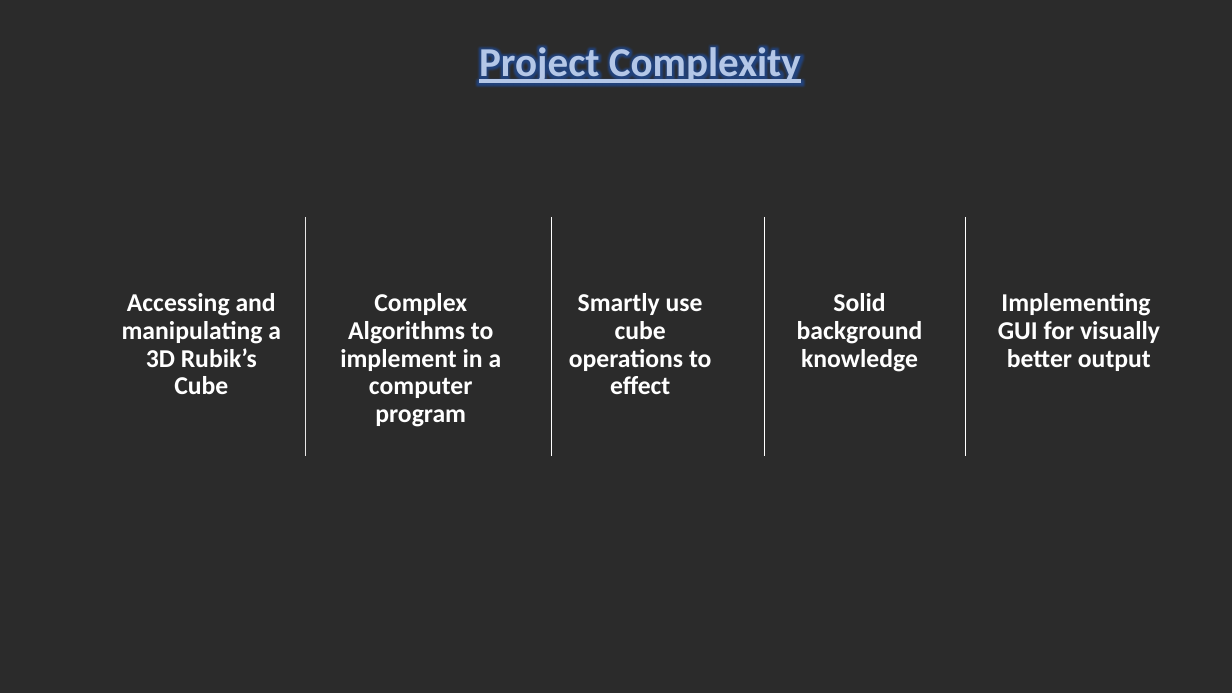
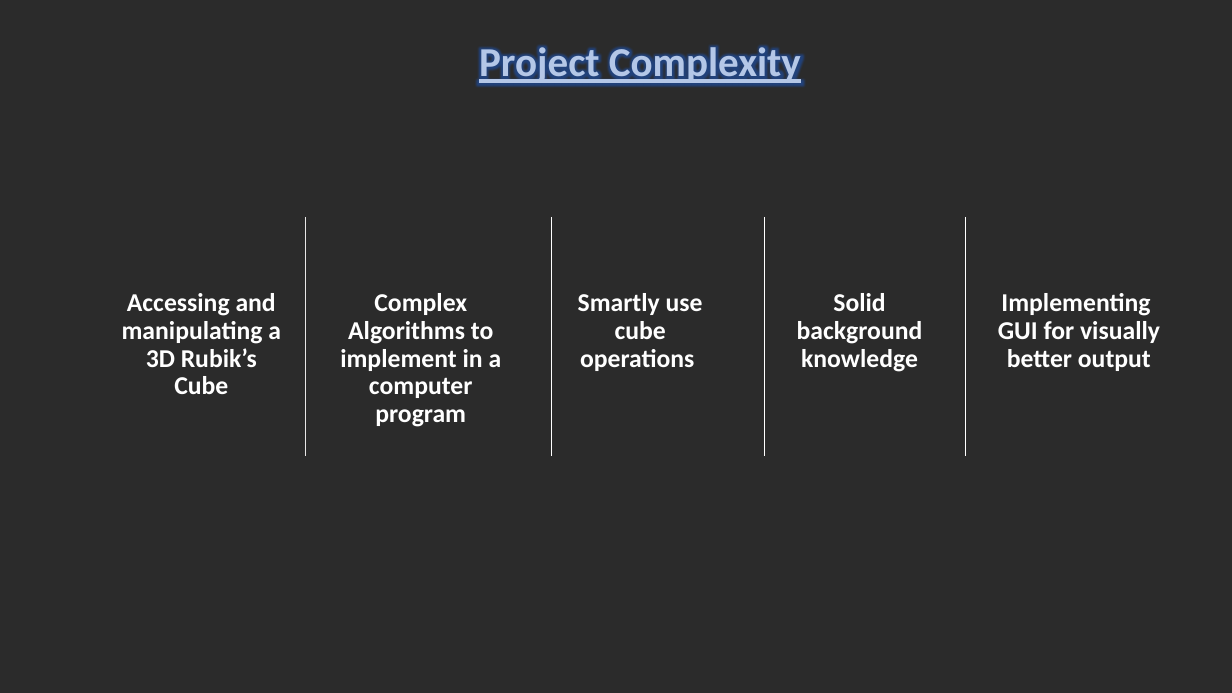
Before and after one commit to muhaimeen90/Spl-1, a slide deck: slide 5 of SPL-1(1423).pptx (slide 6 before the commit). Drawn at 1232x693 pixels with LibreOffice and Linux fonts; fonts in the diff are those of the drawing; background and template pictures are left out; a plain dark background stands for a picture behind light text. Boxes give left, top, right and bottom in pixels: in the first picture for what was removed or moved away, otherwise in the second. Text is boxed around its words. In the diff, an @@ line names an element or a change of style, - is before the commit and + after.

Commit message:
mid presentation final

```diff
--- a/SPL-1(1423).pptx
+++ b/SPL-1(1423).pptx
@@ text at [578, 293, 703, 371]: text changed @@
-Smartly use cube operations to effect
+Smartly use cube operations
```
Also in this commit, not shown: 1 other slide changed, 3 slides added, 2 slides removed.
